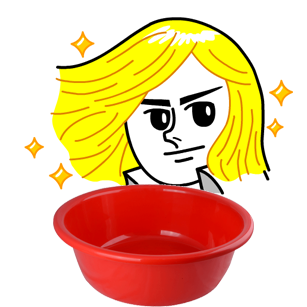
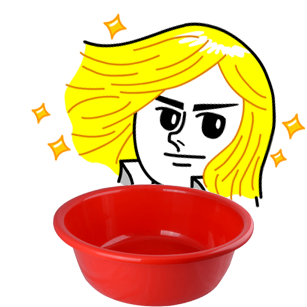
Comparing the layer stacks of the two 307 x 307 images. Changes:
added layer "gold 拷贝" in group "james" over [30, 13, 306, 208]
renamed "图层 1" to "gold", hid it over [24, 17, 293, 201]
